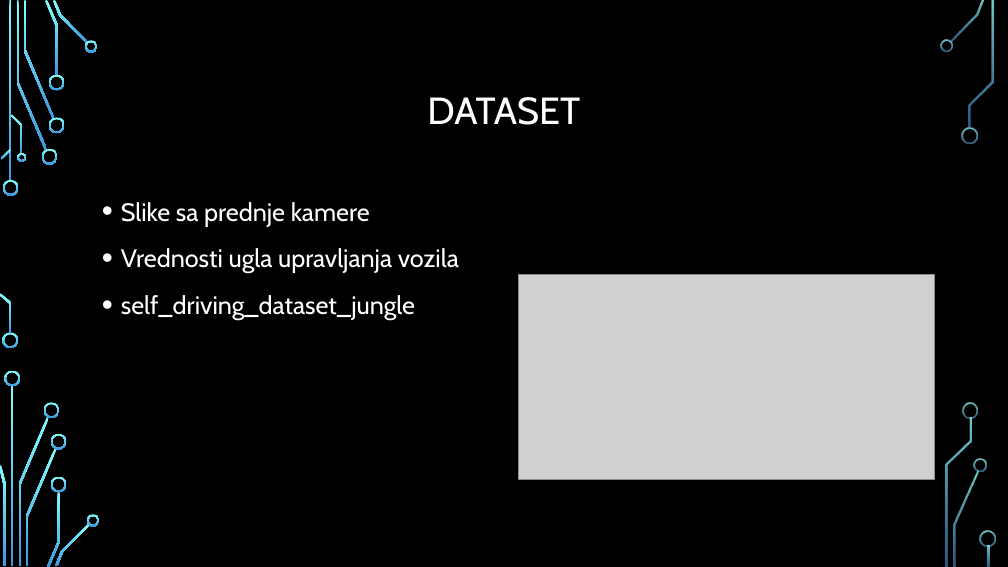
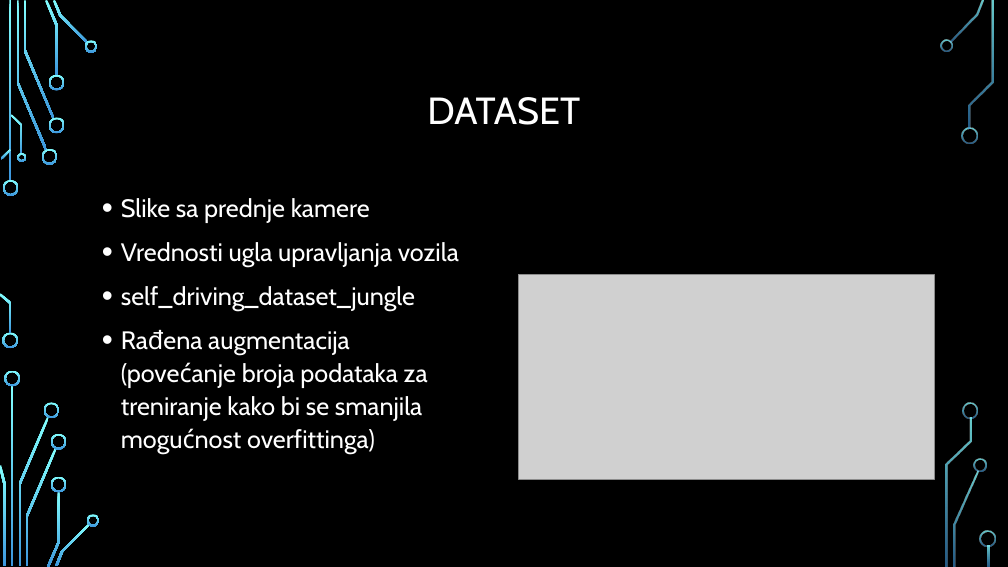
Before and after one commit to jglintic/duboko_ucenje, a slide deck: slide 3 of dubuko_ucenje_projekat_ppt.pptx. Drawn at 1008x567 pixels with LibreOffice and Linux fonts; fonts in the diff are those of the drawing; grey boxes stand for pictures; background and template pictures are left out. Boxes give left, top, right and bottom in pixels: in the first picture for what was removed or moved away, otherwise in the second. Text is boxed around its words. In the diff, an @@ line names an element or a change of style, - is before the commit and + after.

```diff
--- a/dubuko_ucenje_projekat_ppt.pptx
+++ b/dubuko_ucenje_projekat_ppt.pptx
@@ text at (121, 198, 459, 311): line spacing 1.2 to 1.1 @@
@@ text at (121, 331, 428, 455): paragraph added @@
+• Rađena augmentacija (povećanje broja podataka za treniranje kako bi se smanjila mogućnost overfittinga)
```
Also in this commit, not shown: 15 other slides changed, 1 slide added, 1 slide removed, 2 other files.
